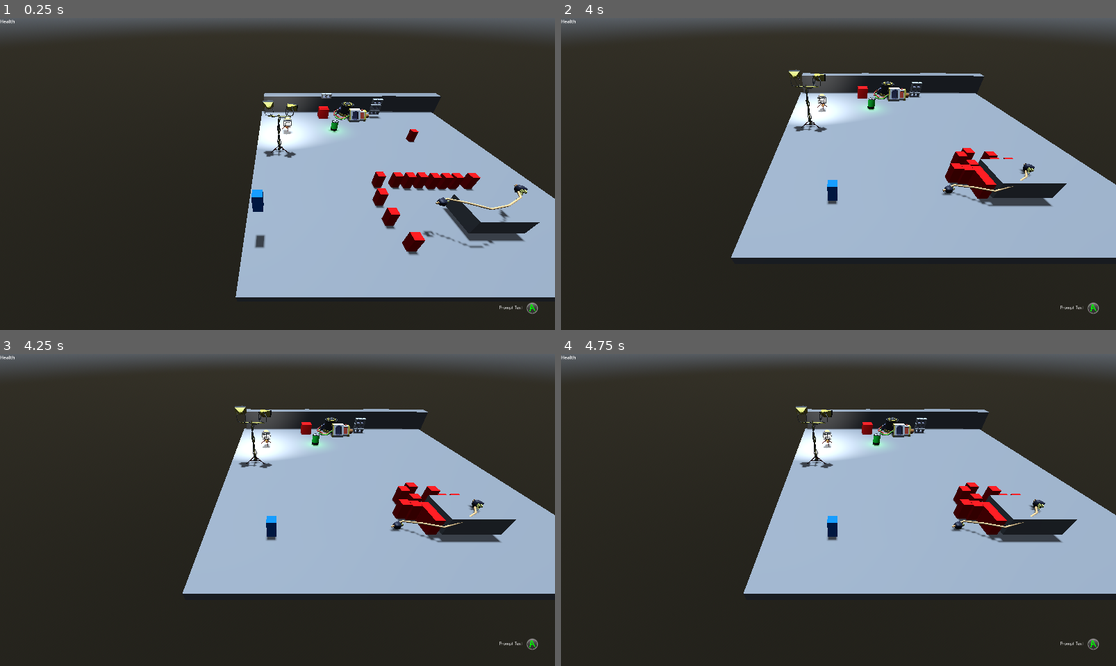
Above: before the commit, frames 1-4 (two rows, left to right).
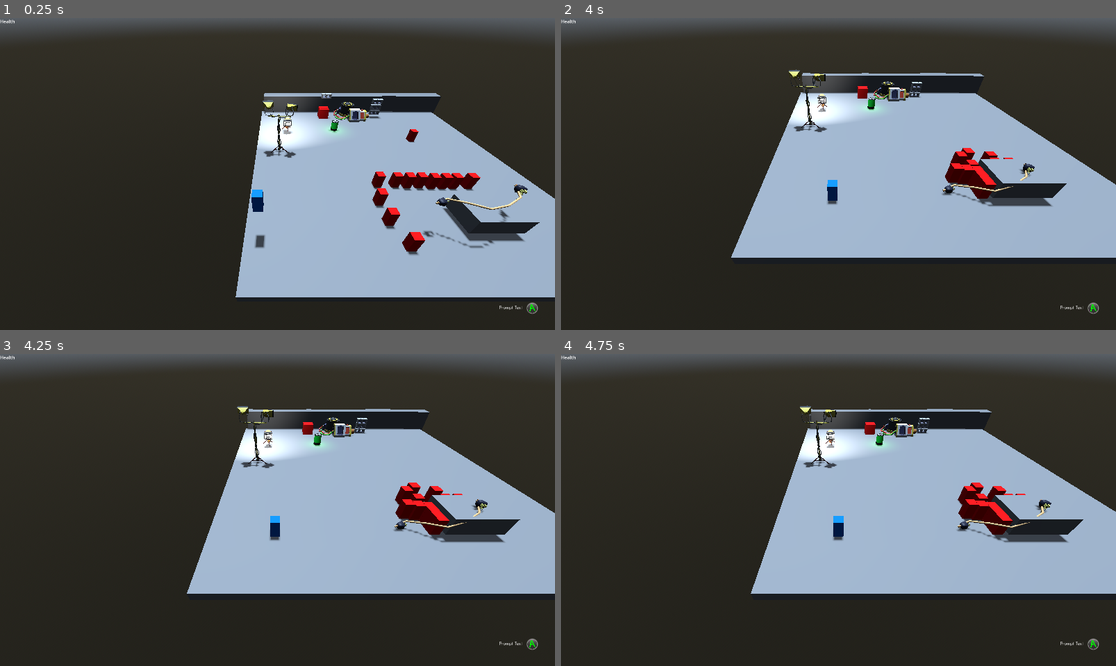
Above: after the commit, the same moments.

Repository: joshandersn/power
Game: Godot game, scene res://Scenes/main.tscn
Same seed, same stepped clock (60 frames per second), same inputs: the game is played once before the commit and once after it.
Inputs (mouse positions are in pixels of both pictures, inside the frame that each line leads up to):
- Up to frame 1 (0.25 s): no input
- Up to frame 2 (4 s): move the mouse to (960, 158) at 0.52 s; hold D (move_right) 0.53-1.28 s; right-click (960, 158) at 0.6 s; move the mouse to (727, 189) at 1.27 s; hold S (move_down) 1.28-2.03 s; click (727, 189) at 1.35 s; move the mouse to (894, 105) at 2.02 s; hold D (move_right) 2.03-2.78 s; tap E (use_cable) at 2.1 s; move the mouse to (810, 236) at 2.77 s; hold W (move_up) 2.78-3.53 s; right-click (810, 236) at 2.85 s; move the mouse to (1005, 220) at 3.52 s; hold A (move_left) from 3.53 s (still down); click (1005, 220) at 3.6 s
- Up to frame 3 (4.25 s): keep holding A (move_left); tap Escape (pause) at 4.15 s
- Up to frame 4 (4.75 s): keep holding A (move_left); move the mouse to (672, 463) at 4.27 s; tap E (use_cable) at 4.35 s

Frames 1-2 are identical in both runs. In frame 3, 1.9% of the frame differs, in the area x 32-100%, y 16-77%; in frame 4, 2.7%.

Commit message:
pause and look feature

Diff:
--- a/Gadgets/Car.tscn
+++ b/Gadgets/Car.tscn
@@ -20,3 +20,10 @@
 
 [node name="MeshInstance3D" type="MeshInstance3D" parent="."]
 mesh = SubResource("BoxMesh_0xhf8")
+
+[node name="Timer" type="Timer" parent="."]
+process_mode = 3
+wait_time = 3.0
+one_shot = true
+
+[connection signal="timeout" from="Timer" to="." method="_on_timer_timeout"]
--- a/Gadgets/camera.gd
+++ b/Gadgets/camera.gd
@@ -1,9 +1,23 @@
 extends Node3D
 
 @export var target: Node3D
+@onready var init_target = target
 @export var follow_speed := 10.0
 @export var distance := 10.0
+
+func pause_and_look(subject, time := 2) -> void:
+	target = subject
+	get_tree().paused = true
+	$Timer.start(time)
+
+func _ready() -> void:
+	Game.look_at.connect(pause_and_look)
 
 func _physics_process(delta: float) -> void:
 	if target and is_instance_valid(target):
 		global_position = lerp(global_position, target.global_position, delta * follow_speed)
+
+
+func _on_timer_timeout() -> void:
+	target = init_target
+	get_tree().paused = false
--- a/Gadgets/camera.tscn
+++ b/Gadgets/camera.tscn
@@ -3,7 +3,13 @@
 [ext_resource type="Script" path="res://Gadgets/camera.gd" id="1_uxyda"]
 
 [node name="Camera" type="Node3D"]
+process_mode = 3
 script = ExtResource("1_uxyda")
 
 [node name="Camera3D" type="Camera3D" parent="."]
 transform = Transform3D(1, 0, 0, 0, 0.767769, 0.640726, 0, -0.640726, 0.767769, 0, 7.295, 7.40919)
+
+[node name="Timer" type="Timer" parent="."]
+one_shot = true
+
+[connection signal="timeout" from="Timer" to="." method="_on_timer_timeout"]
--- a/Gadgets/car.gd
+++ b/Gadgets/car.gd
@@ -9,5 +9,9 @@
 		health -= 1
 	elif !destroyed:
 		destroyed = true
-		Game.lose.emit()
-		Game.push_dialog.emit(lose_message)
+		Game.look_at.emit(self, 4)
+		$Timer.start()
+
+func _on_timer_timeout() -> void:
+	Game.lose.emit()
+	Game.push_dialog.emit(lose_message)
--- a/Scripts/game.gd
+++ b/Scripts/game.gd
@@ -10,6 +10,7 @@
 signal lose
 signal restart_level
 signal scan_level
+signal look_at
 
 var input_method := "keyboard"
 var player_last_direction: Vector3
